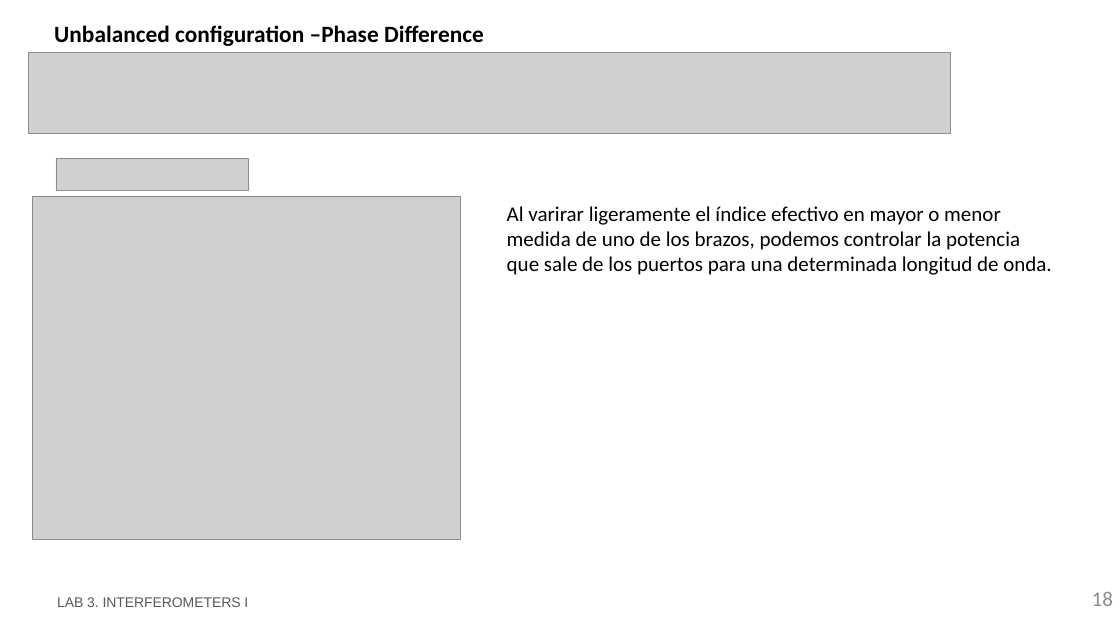
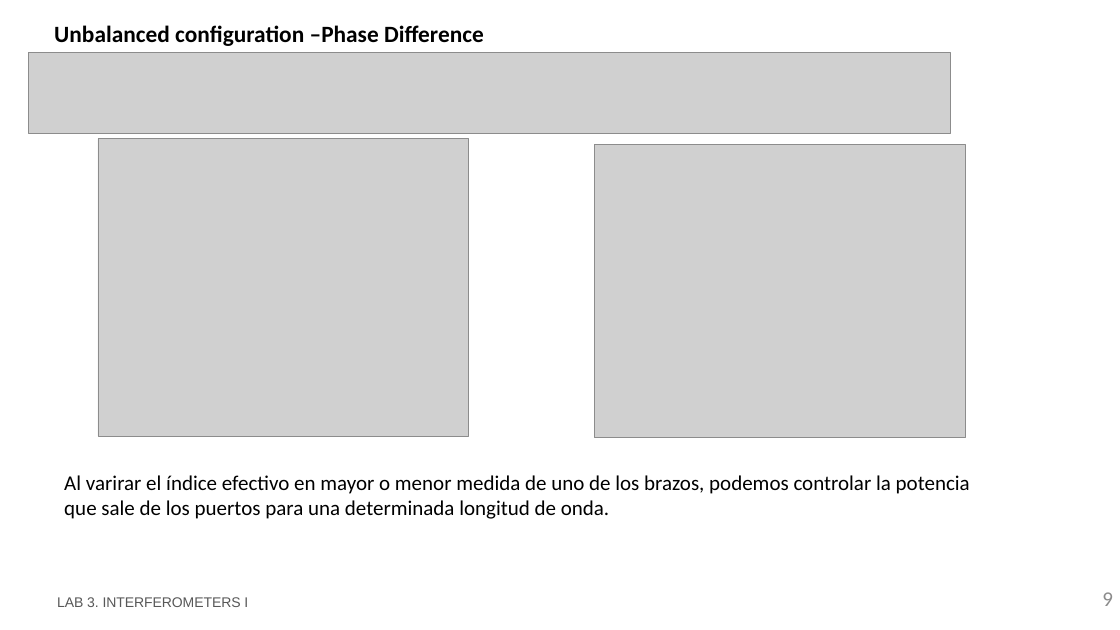
Before and after one commit to RobertoFernandezSevilla/pic-upv-lab3, a slide deck: slide 9 of LabBook_3.pptx (slide 18 before the commit). Drawn at 1120x630 pixels with LibreOffice and Linux fonts; fonts in the diff are those of the drawing; grey boxes stand for pictures; background and template pictures are left out. Boxes give left, top, right and bottom in pixels: in the first picture for what was removed or moved away, otherwise in the second. Text is boxed around its words. In the diff, an @@ line names an element or a change of style, - is before the commit and + after.

```diff
--- a/LabBook_3.pptx
+++ b/LabBook_3.pptx
@@ picture resized from (x1=32, y1=196, x2=460, y2=539) to (x1=98, y1=139, x2=470, y2=436) @@
@@ picture added at (x1=595, y1=145, x2=966, y2=438) @@
@@ picture removed at (x1=56, y1=159, x2=249, y2=191) @@
@@ text at (x1=64, y1=475, x2=970, y2=519): text changed @@
-Al varirar ligeramente el índice efectivo en mayor o menor medida de uno de los brazos, podemos controlar la potencia que sale de los puertos para una determinada longitud de onda.
+Al varirar el índice efectivo en mayor o menor medida de uno de los brazos, podemos controlar la potencia que sale de los puertos para una determinada longitud de onda.
@@ page number at (x1=1102, y1=592, x2=1113, y2=606): text changed @@
-18
+9
```
Also in this commit, not shown: 10 other slides changed, 4 slides added, 10 slides removed, 1 other file.
